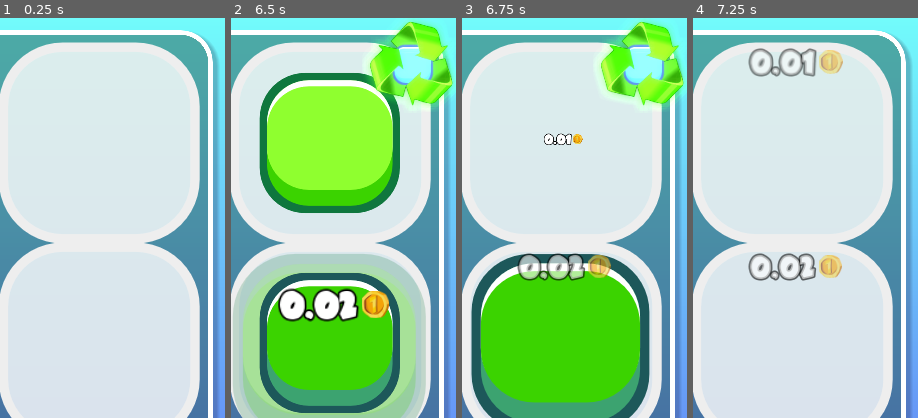
Above: before the commit, frames 1-4 (left to right).
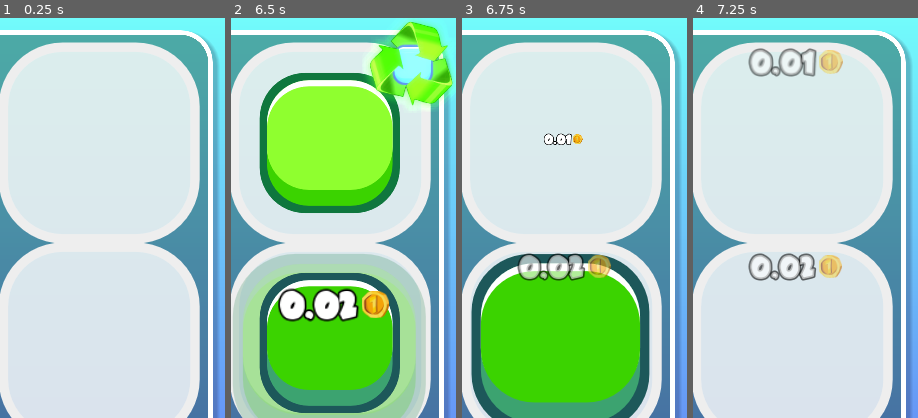
Above: after the commit, the same moments.

Repository: TimothyAlexisVass/a-game
Game: Godot game, scene res://scenes/main.tscn
Two runs of this game, one before a commit and one after it. Both use one fixed random seed, a clock stepped at 60 frames per second and the inputs below.
Inputs (mouse positions are % of the whole screen's width and height, from its top left):
- Up to frame 1 (0.25 s): no input
- Up to frame 2 (6.5 s): tap Enter at 0.5 s; move the mouse to (72, 45) at 0.52 s; hold Right (ui_right) 0.53-1.25 s; click (72, 45) at 0.67 s; drag from (30, 55) to (45, 70) at 1.27 s; move the mouse to (60, 28) at 2.02 s; hold Right (ui_right) 2.03-2.75 s; drag from (45, 70) to (20, 35) at 2.77 s; move the mouse to (80, 65) at 3.52 s; hold Left (ui_left) 3.53-4.25 s; drag from (20, 35) to (35, 25) at 4.27 s; tap Space at 5 s; move the mouse to (55, 50) at 5.02 s; hold Down (ui_down) 5.03-5.75 s; click (55, 50) at 5.17 s; drag from (35, 25) to (30, 55) at 5.77 s
- Up to frame 3 (6.75 s): click (90, 6) at 6.5 s
- Up to frame 4 (7.25 s): no input
The pictures show only the part of the screen within x 50-100%, y 0-50%; the shares and areas given below are measured in that part.

Frames 1-2 are identical in both runs. In frame 3, 6.0% of the frame differs, in the area x 60-100%, y 0-23%; in frame 4, nothing differs.

Commit message:
Continued save game functionality.

Diff:
--- a/scenes/main.tscn
+++ b/scenes/main.tscn
@@ -183,6 +183,7 @@
 [node name="MainTimer" type="Timer" parent="." groups=[
 "Timers",
 ]]
+wait_time = 0.1
 autostart = true
 
 [node name="MoveTimer" type="Timer" parent="." groups=[
@@ -536,9 +537,6 @@
 "_edit_use_anchors_": false
 }
 
-[node name="CheckUpgrades" type="Timer" parent="Upgrades"]
-autostart = true
-
 [node name="ScrollContainer" type="ScrollContainer" parent="Upgrades"]
 margin_right = 540.0
 margin_bottom = 811.0
@@ -605,9 +603,6 @@
 __meta__ = {
 "_edit_use_anchors_": false
 }
-
-[node name="CheckAchievements" type="Timer" parent="Achievements"]
-autostart = true
 
 [node name="ScrollContainer" type="ScrollContainer" parent="Achievements"]
 anchor_right = 1.0
@@ -781,5 +776,3 @@
 align = 1
 valign = 1
 autowrap = true
-[connection signal="timeout" from="Upgrades/CheckUpgrades" to="Upgrades" method="_on_CheckUpgrades_timeout"]
-[connection signal="timeout" from="Achievements/CheckAchievements" to="Achievements" method="_on_CheckAchievements_timeout"]
--- a/scenes/profit_indicator.tscn
+++ b/scenes/profit_indicator.tscn
@@ -2,7 +2,8 @@
 
 [ext_resource path="res://assets/coin30px.svg" type="Texture" id=1]
 [ext_resource path="res://assets/fonts/length4.tres" type="DynamicFont" id=2]
-[ext_resource path="res://scenes/profit_indicator.gd" type="Script" id=3]
+[ext_resource path="res://scripts/profit_indicator.gd" type="Script" id=3]
+
 
 
 [node name="Node2D" type="Node2D"]
--- a/scripts/achievements.gd
+++ b/scripts/achievements.gd
@@ -13,7 +13,7 @@
 onready var description_progress_bar = get_node("Description/Background/MarginContainer/Panel/ProgressBar")
 onready var description_label = get_node("Description/Background/MarginContainer/Panel/MarginContainer/DescriptionLabel")
 
-var open = [
+var open_achievements = [
 	{
 		"name": "progress_events",
 		"level": 0,
@@ -60,11 +60,11 @@
 	}
 ]
 
-var completed = []
+var completed_achievements = []
 
 func _ready():
 	description.visible = false
-	for achievement in open:
+	for achievement in open_achievements:
 		if achievement.name != "progress_events":
 			achievement_object = achievement_template.instance()
 			achievement_object.get_node("TextureProgress/TextureButton").texture_normal = achievement["image"]
@@ -86,19 +86,19 @@
 func _hide_achievement_description():
 	description.visible = false
 
-func _on_CheckAchievements_timeout():
+func _on_MainTimer_timeout():
 	if achievement_described != null:
 		description_progress_bar.value = check_progress(achievement_described)
-	for achievement in open:
+	for achievement in open_achievements:
 		if achievement.name == "progress_events":
-			progress_events(achievement)
+			_progress_events(achievement)
 		else:
-			check_if_achieved(achievement)
+			_check_if_achieved(achievement)
 			achievement_object = achievement_objects_list[achievement.name]
 			achievement_object.get_node("LevelLabel").text = str(achievement.level) + "/" + str(achievement["title"].size())
 			achievement_object.get_node("TextureProgress").value = check_progress(achievement)
 
-func progress_events(achievement):
+func _progress_events(achievement):
 	match(achievement.level):
 		0:
 			if Main.coins >= 0.3:
@@ -117,8 +117,8 @@
 				achievement.level += 1
 		# Move to array "completed" when all levels are completed
 		_:
-			completed.append(achievement)
-			open.erase(achievement)
+			completed_achievements.append(achievement)
+			open_achievements.erase(achievement)
 
 func check_progress(achievement):
 	if achievement.level == achievement["title"].size():
@@ -129,7 +129,7 @@
 		"total_coins_ever":
 			return 100 * Main.total_coins_ever / achievement.requirement[achievement.level]
 
-func check_if_achieved(achievement):
+func _check_if_achieved(achievement):
 	match(achievement.name):
 		"coins":
 			if Main.coins >= achievement.requirement[achievement.level]:
@@ -146,6 +146,6 @@
 
 		# Move to array "completed" when all levels are completed
 		if achievement.level == achievement["title"].size():
-			completed.append(achievement)
-			open.erase(achievement)
+			completed_achievements.append(achievement)
+			open_achievements.erase(achievement)
 		achieved = false
--- a/scripts/main.gd
+++ b/scripts/main.gd
@@ -16,12 +16,16 @@
 	"add_moves_amount": 1,
 	"auto_add_moves": false,
 	"coins": 0.0,
-	"total_coins_ever": coins,
+	"total_coins_ever": 0.0,
 	"base_income": 0.0,
 	"board_income": 0.0,
 	"total_income": 0.0,
 	"income_multiplier": 1,
 	"full_board_multiplier": 1,
+	"open_upgrades": [],
+	"completed_upgrades": [],
+	"open_achievements": [],
+	"completed_achievements": []
 }
 
 var increment = increment_type.ADD
@@ -81,7 +85,7 @@
 
 	set_board_variables()
 
-	if Main.board_size == 2:
+	if Main.data.board_size == 2:
 		Main.move_info.visible = false
 		get_node("/root/main/Info/CoinsInfo/Margin/CoinsContainer/IncomeLabel").visible = false
 		get_node("/root/main/Info/CoinsInfo/Margin/CoinsContainer/PerSecondLabel").visible = false
@@ -271,5 +275,5 @@
 		Main.moves_left += 1
 		set_moves()
 	elif timer.name == "MainTimer":
-		# Refresh everything
-		pass
+		Main.achievements_panel._on_MainTimer_timeout()
+		Main.upgrades_panel._on_MainTimer_timeout()
--- a/scripts/tile_board.gd
+++ b/scripts/tile_board.gd
@@ -303,7 +303,6 @@
 	#Wait 1 second before adding tiles
 	yield(get_tree().create_timer(1), "timeout")
 
-	Main.move_enabled = true
 	full_board = false
 
 	Main.all_tiles = []
@@ -316,10 +315,12 @@
 	for i in Main.starting_tiles:
 		add_tile_in_empty_position()
 		yield(get_tree().create_timer(.3), "timeout")
-
 	calculate_board_income()
+	yield(get_tree().create_timer(.4), "timeout")
+	Main.move_enabled = true
 
 func recycle():
+	get_node("../RecycleButton").visible = false
 	Main.base_income = Main.total_income
 	Main.move_enabled = false
 
--- a/scripts/upgrades.gd
+++ b/scripts/upgrades.gd
@@ -8,7 +8,7 @@
 
 var board_size_function = funcref(self, "board_size")
 
-var open = [
+var open_upgrades = [
 	{
 		"name": "board_size",
 		"level": 0,
@@ -17,7 +17,7 @@
 		"image": load("res://assets/upgrade_images/board_size.svg"),
 		"description": ["Increase board size (3x3)", "Increase board size (4x4)", "Increase board size (5x5)", "Increase board size (6x6)"]
 	},
-		{
+	{
 		"name": "tile_base",
 		"level": 0,
 		"requirement": [10, 1500, 2000000, 3000000000],
@@ -27,10 +27,10 @@
 	}
 ]
 
-var completed = []
+var completed_upgrades = []
 
 func _ready():
-	for upgrade in open:
+	for upgrade in open_upgrades:
 		upgrade_object = upgrade_template.instance()
 		upgrade_object.get_node("Background/MarginContainer/Panel/MarginContainer2/HBoxContainer/ImageBackground/UpgradeImage").texture = upgrade["image"]
 		upgrade_object.get_node("Background/MarginContainer/Panel/HBoxContainer/PriceLabel").text = str(upgrade.requirement[upgrade.level])
@@ -39,8 +39,8 @@
 		get_node("ScrollContainer/MarginContainer/VBoxContainer").add_child(upgrade_object)
 		upgrade_objects_list[upgrade.name] = upgrade_object
 
-func _on_CheckUpgrades_timeout():
-	for upgrade in open:
+func _on_MainTimer_timeout():
+	for upgrade in open_upgrades:
 		upgrade_object = upgrade_objects_list[upgrade.name]
 		if Main.coins >= upgrade.requirement[upgrade.level]:
 			upgrade_object.get_node("Background/MarginContainer/Panel/UpgradeBuyButton").disabled = false
@@ -50,11 +50,11 @@
 func _on_UpgradeBuyButton_pressed(upgrade):
 	upgrade_object = upgrade_objects_list[upgrade.name]
 	if Main.coins >= upgrade.requirement[upgrade.level]:
-		perform_upgrade(upgrade)
+		_perform_upgrade(upgrade)
 	else:
 		upgrade_object.get_node("Background/MarginContainer/Panel/UpgradeBuyButton").disabled = true
 
-func perform_upgrade(upgrade):
+func _perform_upgrade(upgrade):
 	if upgrade.name == "board_size":
 		Main.change_total(-upgrade.requirement[upgrade.level], get_global_mouse_position())
 		Main.board_size = upgrade.reward[upgrade.level]
Renamed: scenes/profit_indicator.gd -> scripts/profit_indicator.gd
